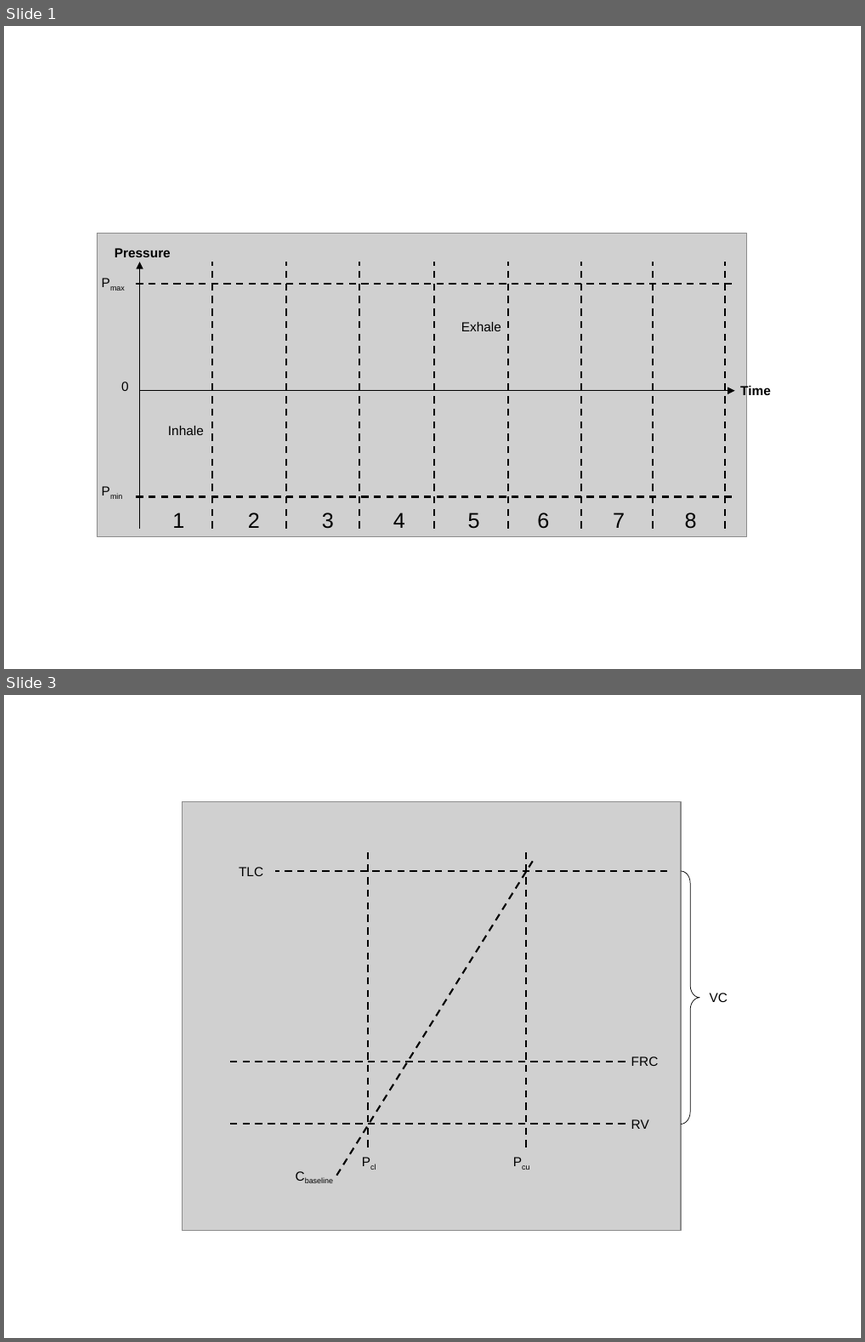
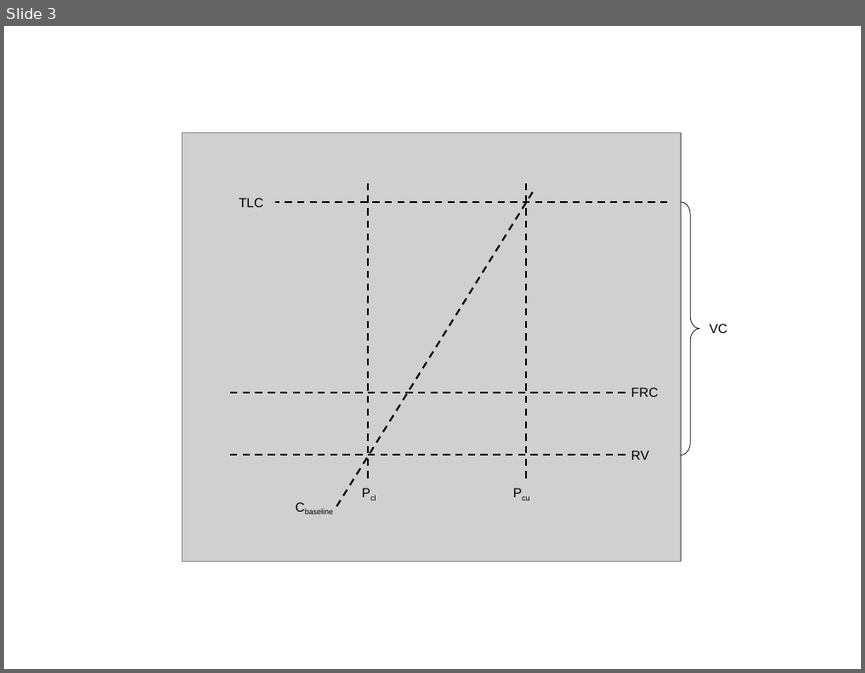
Before and after one commit to shawnhuyiwen/pulse, a slide deck: docs/Figures/RespiratoryWorking.pptx. Shown one above the other, each under a label of ours: slides 1 and 3 before the commit, slide 3 after it; the slides between them are not shown. The pictures are 865x1342 and 865x673 pixels, drawn with LibreOffice and Linux fonts; fonts in the diff are those of the drawing; grey boxes stand for pictures. Boxes give left, top, right and bottom in pixels: in the first picture for what was removed or moved away, otherwise in the second. Text is boxed around its words. In the diff, an @@ line names an element or a change of style, - is before the commit and + after.

```diff
--- a/docs/Figures/RespiratoryWorking.pptx
+++ b/docs/Figures/RespiratoryWorking.pptx
@@ slide 1 removed at [4, 26, 861, 669], background #FFFFFF @@
@@ picture removed at [97, 233, 746, 537] @@
@@ text removed at [114, 248, 171, 257] @@
-Pressure
@@ text removed at [93, 270, 136, 295] @@
-Pmax
@@ arrow removed from (139, 528) to (139, 261) @@
@@ line removed from (212, 528) to (212, 261) @@
@@ line removed from (287, 528) to (287, 261) @@
@@ line removed from (358, 528) to (358, 261) @@
@@ line removed from (434, 528) to (434, 261) @@
@@ line removed from (508, 528) to (508, 261) @@
@@ line removed from (580, 528) to (580, 261) @@
@@ line removed from (653, 528) to (653, 261) @@
@@ line removed from (726, 528) to (726, 261) @@
@@ line removed from (732, 284) to (133, 284) @@
@@ text removed at [461, 322, 501, 331] @@
-Exhale
@@ text removed at [121, 381, 129, 391] @@
-0
@@ arrow removed from (139, 390) to (735, 390) @@
@@ text removed at [740, 385, 771, 398] @@
-Time
@@ text removed at [168, 426, 204, 435] @@
-Inhale
@@ text removed at [93, 478, 133, 503] @@
-Pmin
@@ line removed from (732, 496) to (133, 496) @@
@@ text removed at [172, 512, 184, 528] @@
-1
@@ text removed at [248, 512, 260, 528] @@
-2
@@ text removed at [322, 512, 334, 528] @@
-3
@@ text removed at [393, 512, 405, 528] @@
-4
@@ text removed at [468, 512, 480, 528] @@
-5
@@ text removed at [537, 512, 549, 528] @@
-6
@@ text removed at [613, 512, 624, 528] @@
-7
@@ text removed at [685, 512, 697, 528] @@
-8
```
Also in this commit, not shown: 2 slides changed, 1 slide added, 8 other files.
